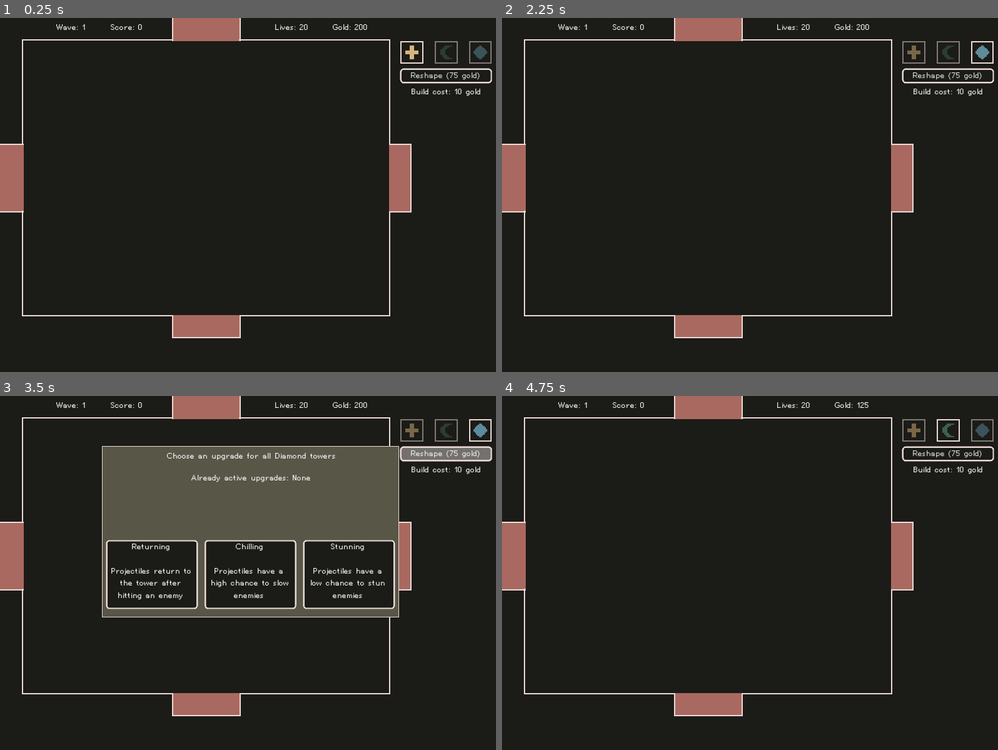
Above: before the commit, frames 1-4 (two rows, left to right).
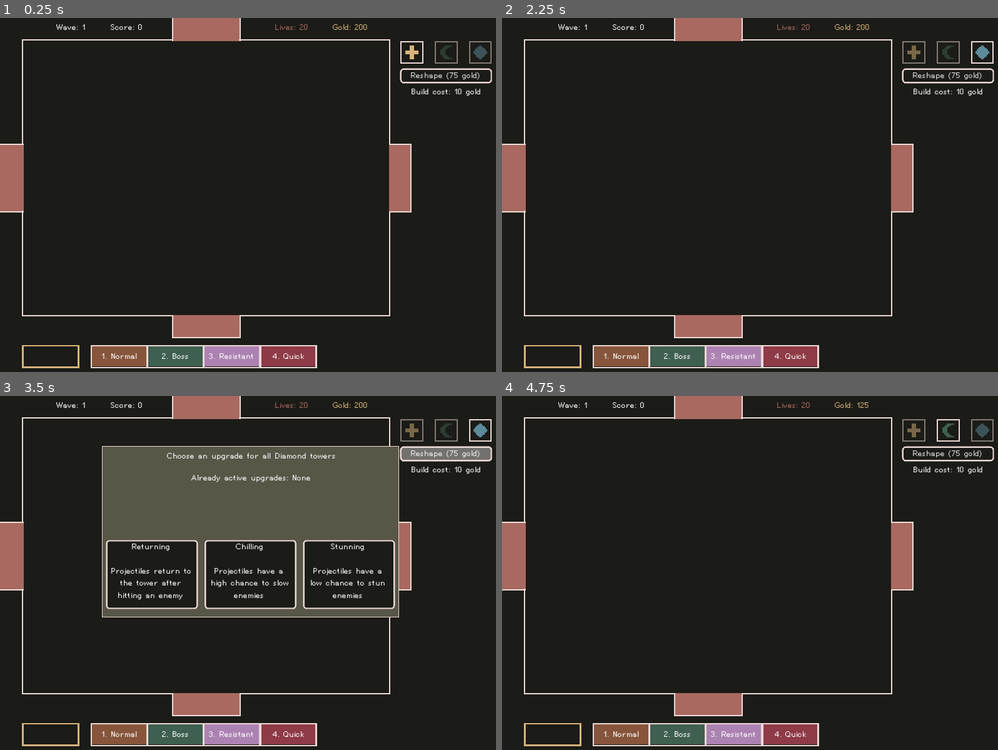
Above: after the commit, the same moments.

Repository: nolenroyalty/ReShape-TD
Game: Godot game, scene res://Main.tscn
The game is run twice, just before and just after one commit, with the same random seed, the same clock (stepped at 60 frames per second) and the same inputs.
Inputs (mouse positions are in pixels of both pictures, inside the frame that each line leads up to):
- Up to frame 1 (0.25 s): no input
- Up to frame 2 (2.25 s): click (948, 53) at 0.5 s; click (913, 53) at 1.25 s; click (983, 53) at 2 s
- Up to frame 3 (3.5 s): click "Reshape (75 gold)" at 2.75 s
- Up to frame 4 (4.75 s): click "Returning Projectiles return …" at 3.5 s; click (948, 431) at 4.25 s

The runs differ from the first frame. In frame 1, 3.1% of the frame differs, in the area x 4-75%, y 1-99%; in frame 2, 3.1%; in frame 3, 3.1%; in frame 4, 3.1%.

Commit message:
Component for releasing waves

Diff:
--- a/Main.tscn
+++ b/Main.tscn
@@ -7,6 +7,7 @@
 [ext_resource path="res://Lives.gd" type="Script" id=5]
 [ext_resource path="res://Gold.gd" type="Script" id=6]
 [ext_resource path="res://Score.gd" type="Script" id=7]
+[ext_resource path="res://ui/WaveDisplay.tscn" type="PackedScene" id=8]
 
 [node name="Main" type="Node2D"]
 script = ExtResource( 3 )
@@ -34,6 +35,7 @@
 [node name="Lives" type="Label" parent="LivesAndGold"]
 margin_right = 47.0
 margin_bottom = 14.0
+custom_colors/font_color = Color( 0.662745, 0.411765, 0.376471, 1 )
 text = "Lives: 20"
 script = ExtResource( 5 )
 
@@ -41,6 +43,7 @@
 margin_left = 80.0
 margin_right = 129.0
 margin_bottom = 14.0
+custom_colors/font_color = Color( 0.847059, 0.705882, 0.478431, 1 )
 text = "Gold: 200"
 script = ExtResource( 6 )
 
@@ -63,3 +66,6 @@
 margin_bottom = 14.0
 text = "Score: 0"
 script = ExtResource( 7 )
+
+[node name="WaveDisplay" parent="." instance=ExtResource( 8 )]
+position = Vector2( 30, 458 )
--- a/globals/Constants.gd
+++ b/globals/Constants.gd
@@ -24,3 +24,16 @@
 const BLACK = Color("#1b1b17")
 const YELLOW = Color("#d8b47a")
 const LIGHT_GREEN = Color("#6b7636")
+
+enum CREEP_KIND { NORMAL, QUICK, THICK, RESISTANT }
+
+func creep_name(creep):
+	match creep:
+		CREEP_KIND.NORMAL:
+			return "normal"
+		CREEP_KIND.QUICK:
+			return "quick"
+		CREEP_KIND.THICK:
+			return "thick"
+		CREEP_KIND.RESISTANT:
+			return "resistant"
--- a/project.godot
+++ b/project.godot
@@ -134,6 +134,16 @@
 "events": [ Object(InputEventKey,"resource_local_to_scene":false,"resource_name":"","device":0,"alt":false,"shift":false,"control":true,"meta":false,"command":true,"pressed":false,"scancode":65,"physical_scancode":0,"unicode":0,"echo":false,"script":null)
  ]
 }
+DEBUG_ADVANCE={
+"deadzone": 0.5,
+"events": [ Object(InputEventKey,"resource_local_to_scene":false,"resource_name":"","device":0,"alt":false,"shift":false,"control":false,"meta":false,"command":false,"pressed":false,"scancode":78,"physical_scancode":0,"unicode":0,"echo":false,"script":null)
+ ]
+}
+DEBUG_START={
+"deadzone": 0.5,
+"events": [ Object(InputEventKey,"resource_local_to_scene":false,"resource_name":"","device":0,"alt":false,"shift":false,"control":true,"meta":false,"command":true,"pressed":false,"scancode":66,"physical_scancode":0,"unicode":0,"echo":false,"script":null)
+ ]
+}
 
 [layer_names]
 
--- /dev/null
+++ b/ui/NinepatchClear.tscn
@@ -0,0 +1,13 @@
+[gd_scene load_steps=2 format=2]
+
+[ext_resource path="res://ui/sprites/ninepatch-clear.png" type="Texture" id=1]
+
+[node name="ClearPatch" type="NinePatchRect"]
+margin_right = 40.0
+margin_bottom = 40.0
+texture = ExtResource( 1 )
+region_rect = Rect2( 0, 0, 16, 16 )
+patch_margin_left = 2
+patch_margin_top = 14
+patch_margin_right = 2
+patch_margin_bottom = 14
--- /dev/null
+++ b/ui/WaveCard.gd
@@ -0,0 +1,32 @@
+extends Control
+onready var label = $ClearPatch/Label
+onready var background = $ClearPatch/Background
+
+func set_color(kind):
+	match kind:
+		C.CREEP_KIND.NORMAL: background.modulate = Color("#86553b")
+		C.CREEP_KIND.QUICK: background.modulate = Color("#8e3a47")
+		C.CREEP_KIND.THICK: background.modulate = Color("#3f6050")
+		C.CREEP_KIND.RESISTANT: background.modulate = Color("#ac82b2")
+
+func set_text(kind, number, is_boss):
+	var prefix = "%d. " % number
+	if is_boss:
+		label.text = prefix + "Boss"
+	else:
+		match kind:
+			C.CREEP_KIND.NORMAL: label.text = prefix + "Normal"
+			C.CREEP_KIND.QUICK: label.text = prefix + "Quick"
+			C.CREEP_KIND.THICK: label.text = prefix + "Thick"
+			C.CREEP_KIND.RESISTANT: label.text = prefix + "Resistant"
+
+func init(kind, number, is_boss):
+	print("init %s %d" % [self, number])
+	set_color(kind)
+	set_text(kind, number, is_boss)
+
+# func _ready():
+# 	init(3, C.CREEP_KIND.QUICK, false)
+# Called every frame. 'delta' is the elapsed time since the previous frame.
+#func _process(delta):
+#	pass
--- /dev/null
+++ b/ui/WaveCard.tscn
@@ -0,0 +1,34 @@
+[gd_scene load_steps=3 format=2]
+
+[ext_resource path="res://ui/NinepatchClear.tscn" type="PackedScene" id=1]
+[ext_resource path="res://ui/WaveCard.gd" type="Script" id=2]
+
+[node name="WaveCard" type="Control"]
+anchor_right = 0.114
+anchor_bottom = 0.064
+margin_right = -79.8
+margin_bottom = -32.0
+script = ExtResource( 2 )
+
+[node name="ClearPatch" parent="." instance=ExtResource( 1 )]
+margin_right = 80.0
+margin_bottom = 32.0
+
+[node name="Background" type="ColorRect" parent="ClearPatch"]
+anchor_right = 1.0
+anchor_bottom = 1.0
+margin_left = 2.0
+margin_top = 2.0
+margin_right = -2.0
+margin_bottom = -2.0
+
+[node name="Label" type="Label" parent="ClearPatch"]
+anchor_top = 0.5
+anchor_right = 1.0
+anchor_bottom = 0.5
+margin_left = 4.0
+margin_top = -7.0
+margin_right = -4.0
+margin_bottom = 7.0
+text = "49. Resistant"
+align = 1
--- /dev/null
+++ b/ui/WaveDisplay.gd
@@ -0,0 +1,94 @@
+extends Node2D
+
+signal final_wave_sent
+signal wave_started(kind, is_boss)
+signal timer_updated(amount)
+
+const FULL_TIMER = 25
+const CARD_SIZE = 80
+
+onready var wave_line = $WaveLine
+onready var advance_tween = $AdvanceTween
+onready var tick_tween := $TickTween
+onready var wave_timer := $WaveTimer
+var timer_amount = FULL_TIMER
+var wave_number = 0
+var waves = []
+
+func final_offset_for_this_wave():
+	# Cards have 1 px of overlap
+	return wave_number * (CARD_SIZE -1) * -1
+
+func release_wave(number):
+	var wave = waves[number]
+	print("Wave %s started (kind: %s)" % [number, C.creep_name(wave[0])])
+
+	emit_signal("wave_started", wave[0], wave[1])
+	if wave_number + 1 >= len(waves):
+		emit_signal("final_wave_sent")
+
+func advance_wave():
+	if wave_number >= len(waves):
+		return
+	release_wave(wave_number)
+	wave_number += 1
+
+func reset_timer():
+	timer_amount = FULL_TIMER
+	emit_signal("timer_updated", timer_amount)
+
+func advance_immediately():
+	if advance_tween.is_active():
+		advance_tween.stop_all()
+
+	if tick_tween.is_active():
+		tick_tween.stop_all()
+
+	advance_tween.interpolate_property(wave_line, "position:x", null, final_offset_for_this_wave(), 0.2, Tween.TRANS_QUAD, Tween.EASE_OUT)
+	advance_tween.start()
+	reset_timer()
+	advance_wave()
+
+func tween_one_tick():
+	if advance_tween.is_active():
+		return
+
+	var amount_to_tick = float(CARD_SIZE) / float(FULL_TIMER)
+	tick_tween.interpolate_property(wave_line, "position:x", null, wave_line.position.x - amount_to_tick, 1.0, Tween.TRANS_LINEAR)
+	tick_tween.start()
+
+func handle_tick():
+	if timer_amount <= 0:
+		reset_timer()
+		tween_one_tick()
+		advance_wave()
+	else:
+		timer_amount -= 1
+		emit_signal("timer_updated", timer_amount)
+		tween_one_tick()
+
+func init(waves_):
+	waves = waves_
+	wave_line.init(waves)
+
+func start():
+	advance_immediately()
+	wave_timer.start(1)
+
+func _process(_delta):
+	if Input.is_action_just_pressed("DEBUG_START"):
+		start()
+	if Input.is_action_just_pressed("DEBUG_ADVANCE"):
+		advance_immediately()
+
+# Called when the node enters the scene tree for the first time.
+func _ready():
+	var w = [ [ C.CREEP_KIND.NORMAL, false], [ C.CREEP_KIND.THICK, true], [C.CREEP_KIND.RESISTANT, false], [C.CREEP_KIND.QUICK, false]]
+	init(w)
+	var _ignore = wave_timer.connect("timeout", self, "handle_tick")
+	pass # Replace with function body.
+
+
+# Called every frame. 'delta' is the elapsed time since the previous frame.
+#func _process(delta):
+#	pass
--- /dev/null
+++ b/ui/WaveDisplay.tscn
@@ -0,0 +1,26 @@
+[gd_scene load_steps=4 format=2]
+
+[ext_resource path="res://ui/WaveLine.tscn" type="PackedScene" id=1]
+[ext_resource path="res://ui/sprites/ninepatch-gold.png" type="Texture" id=2]
+[ext_resource path="res://ui/WaveDisplay.gd" type="Script" id=3]
+
+[node name="WaveDisplay" type="Node2D"]
+script = ExtResource( 3 )
+
+[node name="WaveLine" parent="." instance=ExtResource( 1 )]
+position = Vector2( 96, 0 )
+
+[node name="NinePatchRect" type="NinePatchRect" parent="."]
+margin_right = 80.0
+margin_bottom = 32.0
+texture = ExtResource( 2 )
+patch_margin_left = 2
+patch_margin_top = 2
+patch_margin_right = 2
+patch_margin_bottom = 2
+
+[node name="WaveTimer" type="Timer" parent="."]
+
+[node name="AdvanceTween" type="Tween" parent="."]
+
+[node name="TickTween" type="Tween" parent="."]
--- /dev/null
+++ b/ui/WaveLine.gd
@@ -0,0 +1,27 @@
+extends Node2D
+
+var WaveCard = preload("res://ui/WaveCard.tscn")
+
+onready var cards = $Cards
+
+onready var one = $Cards/WaveCard
+onready var two = $Cards/WaveCard2
+onready var three = $Cards/WaveCard3
+
+# Called when the node enters the scene tree for the first time.
+func _ready():
+	one.init(C.CREEP_KIND.QUICK, 1, false)
+	two.init(C.CREEP_KIND.THICK, 2, true)
+	three.init(C.CREEP_KIND.NORMAL, 3, false)
+	for z in [one, two, three]:
+		z.queue_free()
+
+func init(waves):
+	var wave_number = 1
+	for wave in waves:
+		var kind = wave[0]
+		var is_boss = wave[1]
+		var card = WaveCard.instance()
+		cards.add_child(card)
+		card.init(kind, wave_number, is_boss)
+		wave_number += 1
--- /dev/null
+++ b/ui/WaveLine.tscn
@@ -0,0 +1,34 @@
+[gd_scene load_steps=4 format=2]
+
+[ext_resource path="res://ui/WaveCard.tscn" type="PackedScene" id=1]
+[ext_resource path="res://ui/WaveLine.gd" type="Script" id=2]
+[ext_resource path="res://ui/WaveCard.gd" type="Script" id=3]
+
+[node name="WaveLine" type="Node2D"]
+script = ExtResource( 2 )
+
+[node name="Cards" type="HBoxContainer" parent="."]
+margin_right = 40.0
+margin_bottom = 40.0
+custom_constants/separation = 79
+
+[node name="WaveCard" parent="Cards" instance=ExtResource( 1 )]
+anchor_right = 0.0
+anchor_bottom = 0.0
+margin_right = 0.0
+margin_bottom = 40.0
+
+[node name="WaveCard2" parent="Cards" instance=ExtResource( 1 )]
+anchor_right = 0.0
+anchor_bottom = 0.0
+margin_left = 79.0
+margin_right = 79.0
+margin_bottom = 40.0
+
+[node name="WaveCard3" parent="Cards" instance=ExtResource( 1 )]
+anchor_right = 0.0
+anchor_bottom = 0.0
+margin_left = 158.0
+margin_right = 158.0
+margin_bottom = 40.0
+script = ExtResource( 3 )
Not shown: 1 places in Main.tscn that only renumber resources
Binary file added: ui/sprites/ninepatch-clear.png
Not shown, added: ui/sprites/ninepatch-clear.png.import
Binary file added: ui/sprites/ninepatch-gold.png
Not shown, added: ui/sprites/ninepatch-gold.png.import
